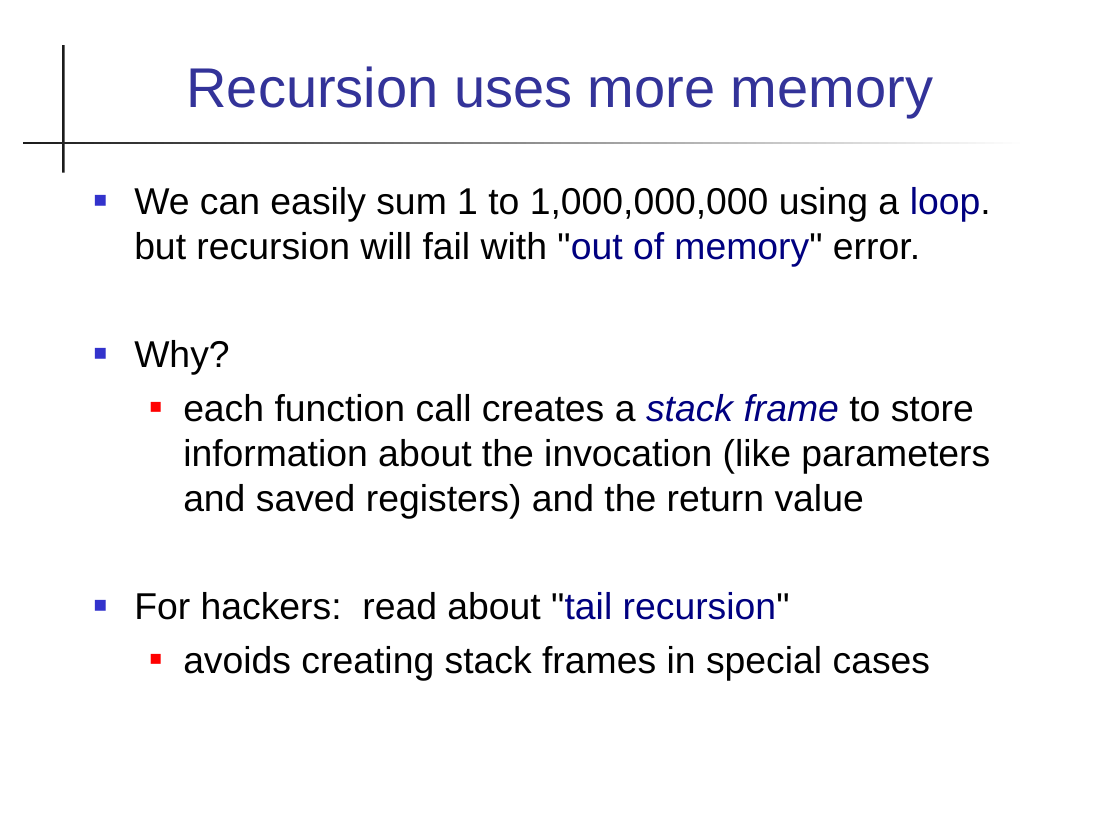
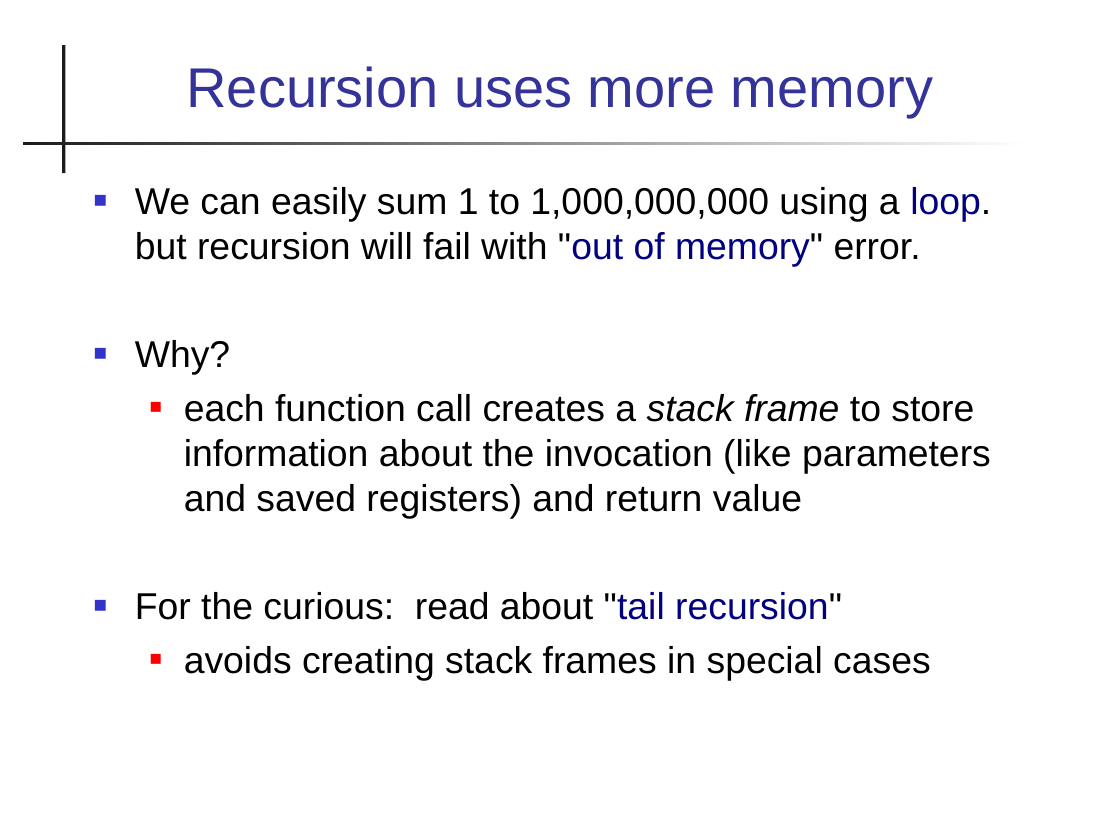
Before and after one commit to skeoop/skeoop.github.io, a slide deck: slide 16 of recursion/Recursion.ppt (slide 15 before the commit). Drawn at 1120x840 pixels with LibreOffice and Linux fonts; fonts in the diff are those of the drawing. Boxes give left, top, right and bottom in pixels: in the first picture for what was removed or moved away, otherwise in the second. Text is boxed around its words. In the diff, an @@ line names an element or a change of style, - is before the commit and + after.

Commit message:
add Lab10 and Recursion slides

```diff
--- a/recursion/Recursion.ppt
+++ b/recursion/Recursion.ppt
@@ text at (x1=135, y1=187, x2=991, y2=681): indent changed @@
@@ text at (x1=135, y1=394, x2=991, y2=620): text changed @@
-  ■ each function call creates a stack frame to store information about the invocation (like parameters and saved registers) and the return value
-■ For hackers: read about "tail recursion"
+  ■ each function call creates a stack frame to store information about the invocation (like parameters and saved registers) and return value
+■ For the curious: read about "tail recursion"
```
Also in this commit, not shown: 27 other slides changed, 1 slide added, 1 slide removed, 3 other files.
